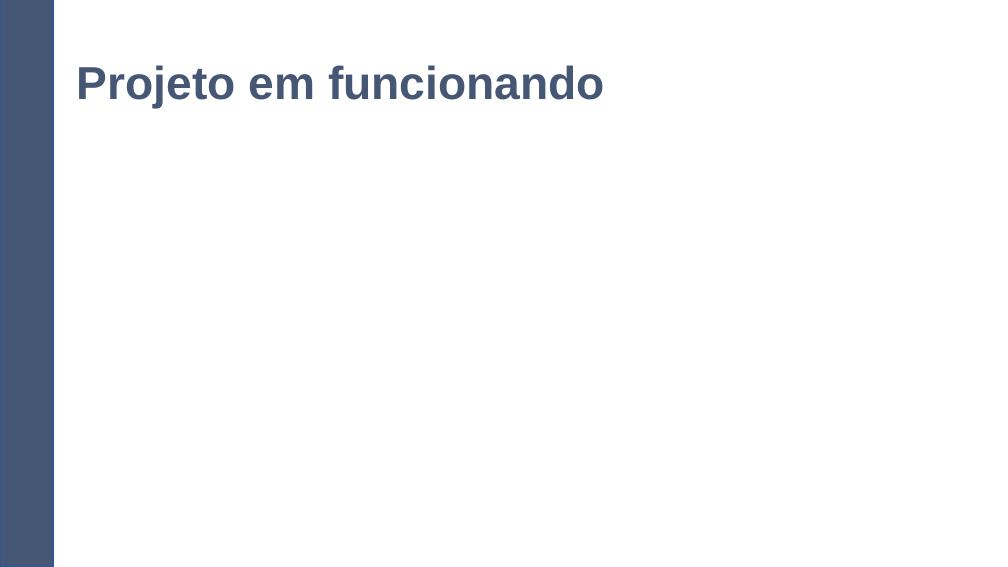
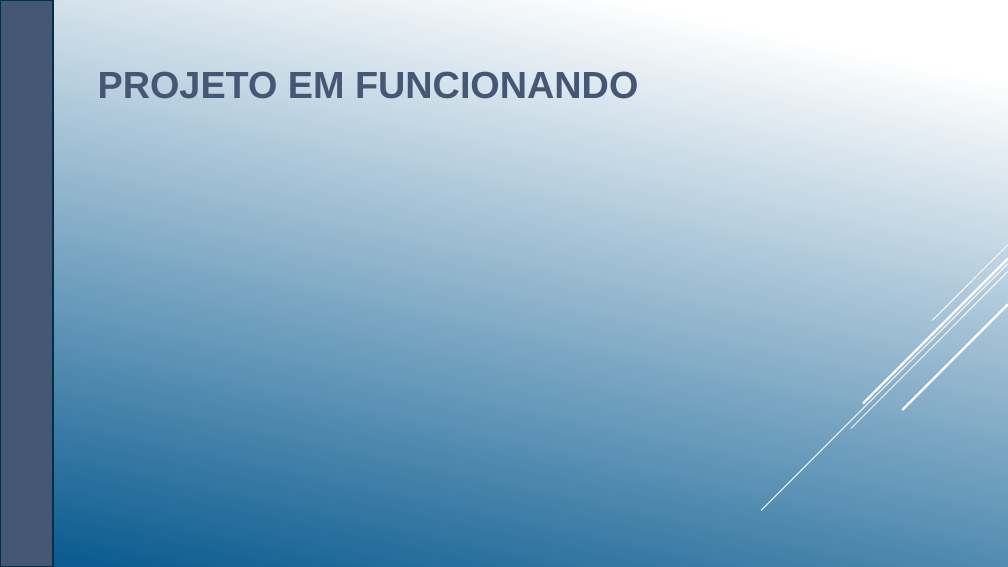
Before and after one commit to mateusrodsilva/Projeto_Inicial-3T, a slide deck: slide 7 of Apresentação Grupo 4 -Projeto Inicial Patri.pptx. Drawn at 1008x567 pixels with LibreOffice and Linux fonts; fonts in the diff are those of the drawing. Boxes give left, top, right and bottom in pixels: in the first picture for what was removed or moved away, otherwise in the second. Text is boxed around its words. In the diff, an @@ line names an element or a change of style, - is before the commit and + after.

```diff
--- a/Apresentação Grupo 4 -Projeto Inicial Patri.pptx
+++ b/Apresentação Grupo 4 -Projeto Inicial Patri.pptx
@@ background #FFFFFF to gradient #FFFFFF to #06588E @@
@@ rectangle at (0,0,53,567): outline #325491 1 pt to #043148 1.25 pt @@
@@ title at (98,71,638,99): text changed; size 44 to 36 pt @@
-Projeto em funcionando
+PROJETO EM FUNCIONANDO
@@ group added at (761,245,1008,510): 5 lines @@
```
Also in this commit, not shown: 3 other slides changed, 3 slides added, 3 slides removed.
